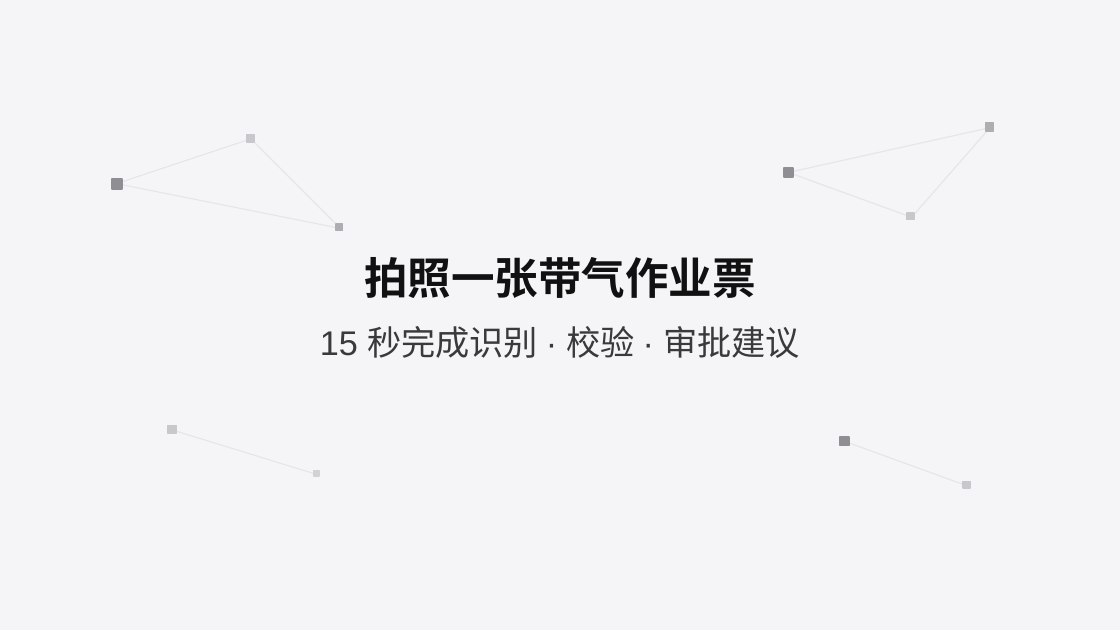
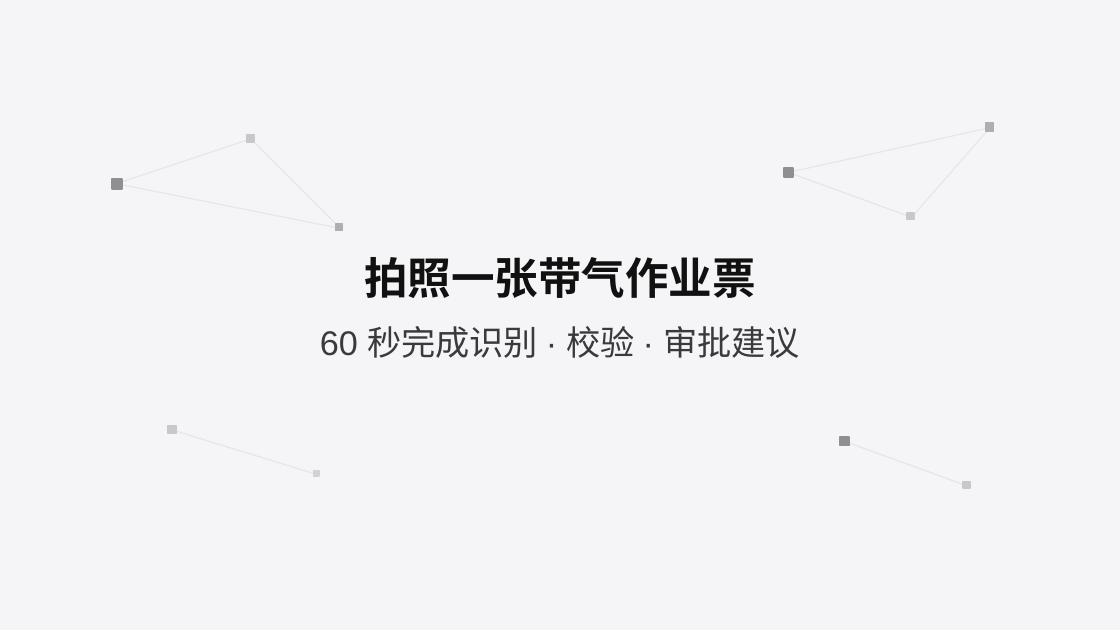
Before and after one commit to CFM503/player, a slide deck: slide 3 of 数字化安全监督员_宣传.pptx (slide 2 before the commit). Drawn at 1120x630 pixels with LibreOffice and Linux fonts; fonts in the diff are those of the drawing. Boxes give left, top, right and bottom in pixels: in the first picture for what was removed or moved away, otherwise in the second. Text is boxed around its words. In the diff, an @@ line names an element or a change of style, - is before the commit and + after.

```diff
--- a/数字化安全监督员_宣传.pptx
+++ b/数字化安全监督员_宣传.pptx
@@ text at (x1=320, y1=326, x2=800, y2=358): text changed @@
-15 秒完成识别 · 校验 · 审批建议
+60 秒完成识别 · 校验 · 审批建议
```
Also in this commit, not shown: 5 other slides changed, 13 other files.
